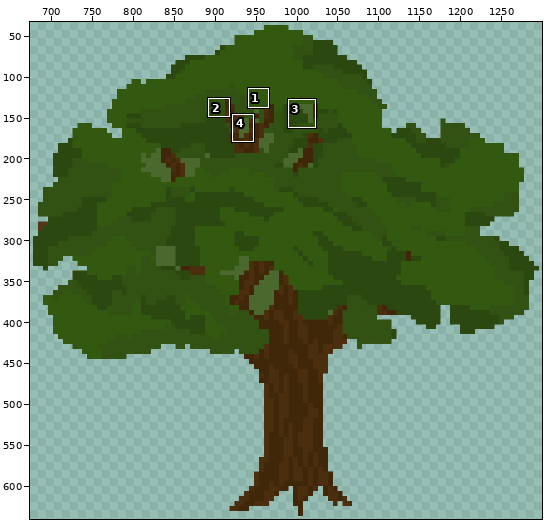
One commit to this sprite sheet: Assets/Sprites/field/field_third_tree.png. Above, an overview of the earlier version with the close-up marked.
Close-up. The starting point:
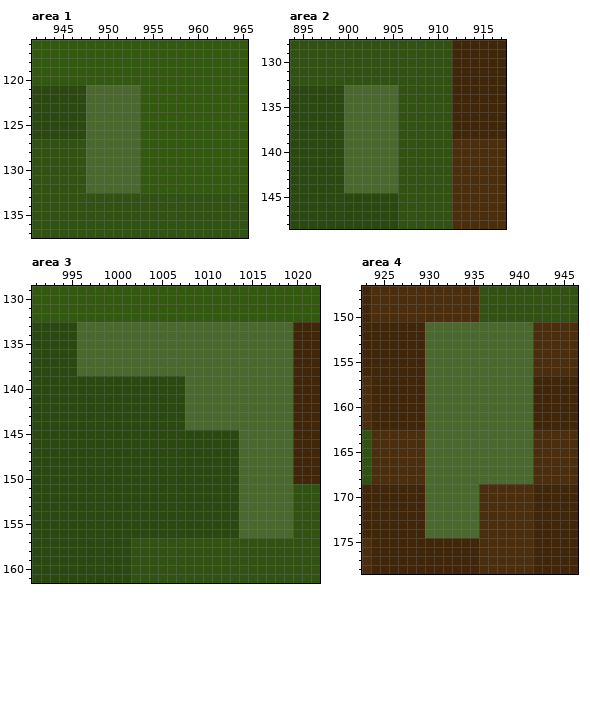
The file is 1799x900 pixels. Pixels under 10% opacity are left out. Colours within 5 levels of each other are drawn and written as one. Shown: area 1: x 942..965, y 116..137; area 2: x 894..917, y 128..148; area 3: x 991..1022, y 129..161; area 4: x 923..946, y 147..178. The wide view leaves out empty margins. The commit also changed other parts of the picture, which this record leaves out.
Once edited:
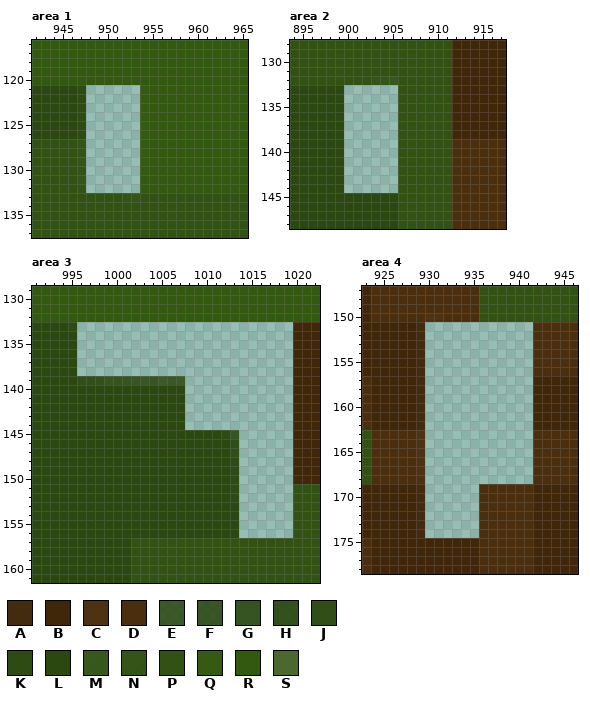
Palette (. is transparent): A #40270af8  B #40270a  C #4b2e0ef8  D #4b2e0e  E #2b4810d9  F #2b4810df  G #2b4810e5  H #2b4810eb  J #2b4810f1  K #2b4810f8  L #2b4810  M #325214f0  N #325214f9  P #325214  Q #335810f9  R #335810  S #4b692f
Diff:
Area 1:
y 121..126: x 947..954 LSSSSSSR -> K......Q
y 127..130: x 947..954 PSSSSSSR -> N......Q
y 131..132: x 947..953 PSSSSSS -> N......
y 133: x 952..953 PP -> NN
Area 2:
y 132: x 903..905 PPP -> NNM
y 133..144: x 900..905 SSSSSS -> ......
Area 3:
y 133: x 995..1019 LSSSSSSSSSSSSSSSSSSSSSSSS -> K........................
y 134..138: x 996..1019 SSSSSSSSSSSSSSSSSSSSSSSS -> ........................
y 139: x 996..1019 LLLLLLLLLLLLSSSSSSSSSSSS -> JJHGGGFFFEEE............
y 140..144: x 1008..1019 SSSSSSSSSSSS -> ............
y 145: x 1012..1019 LLSSSSSS -> KG......
y 146..147: x 1013..1019 LSSSSSS -> J......
y 148..152: x 1013..1019 LSSSSSS -> K......
y 153..156: x 1014..1019 SSSSSS -> ......
Area 4:
y 150: x 930..931 DD -> CC
y 151..162: x 929..941 BSSSSSSSSSSSS -> A............
y 163..168: x 929..941 DSSSSSSSSSSSS -> C............
y 169..174: x 929..935 BSSSSSS -> A......
Pixel boxes of the changes (left, top, right, bottom) in both close-ups:
changed: (77, 85, 149, 202)
changed: (344, 76, 398, 193)
changed: (68, 322, 293, 538)
changed: (416, 313, 533, 538)
